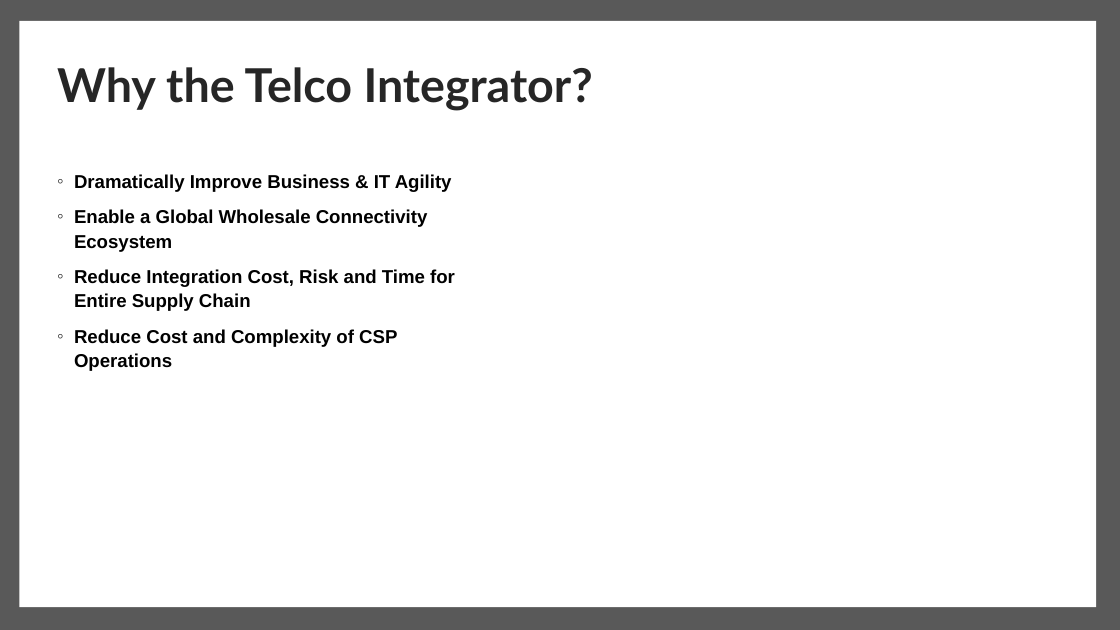
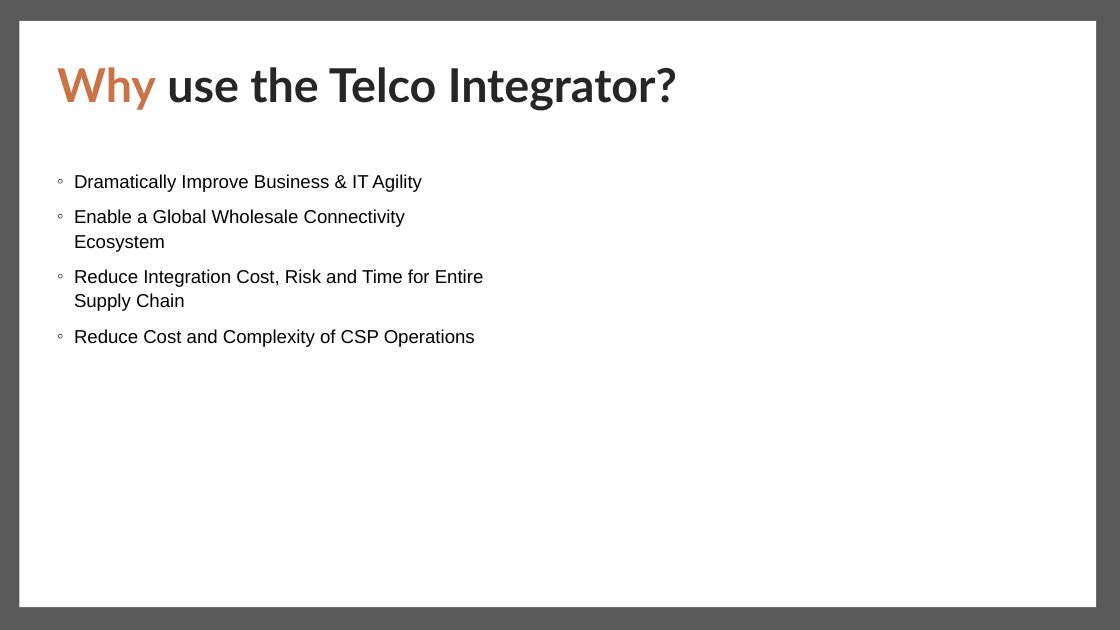
Before and after one commit to IBM/telco-integrator, a slide deck: slide 4 of Business/Telco Integrator - Business Case.pptx (slide 3 before the commit). Drawn at 1120x630 pixels with LibreOffice and Linux fonts; fonts in the diff are those of the drawing. Boxes give left, top, right and bottom in pixels: in the first picture for what was removed or moved away, otherwise in the second. Text is boxed around its words. In the diff, an @@ line names an element or a change of style, - is before the commit and + after.

Commit message:
Update Telco Integrator - Business Case.pptx
Updated client presentation

```diff
--- a/Business/Telco Integrator - Business Case.pptx
+++ b/Business/Telco Integrator - Business Case.pptx
@@ title at (x1=57, y1=67, x2=677, y2=111): text changed @@
-Why the Telco Integrator?
+Why use the Telco Integrator?
@@ text "Dramatically Improve Business & IT ..." at (x1=74, y1=174, x2=484, y2=347): bold off @@
```
Also in this commit, not shown: 3 other slides changed, 10 slides added.
